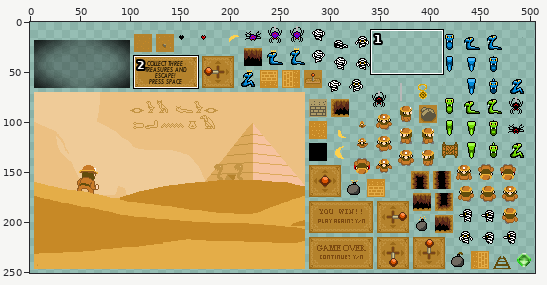
File history of a sprite sheet, roomforchange-desktop/bin/data/objects_all.png. The picture above shows the old version from afar; the outline marks the close-up.
Close-up. Earlier state:
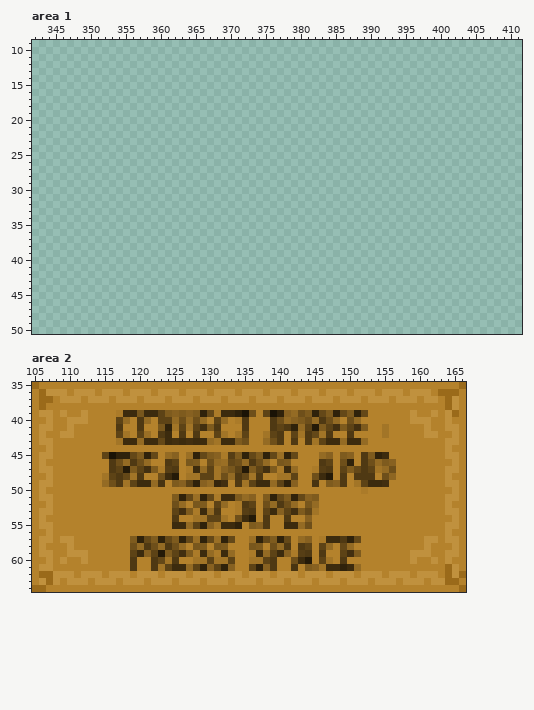
The file is 512x256 pixels. Pixels under 10% opacity are left out. Colours within 5 levels of each other are drawn and written as one. Shown: area 1: x 342..411, y 9..50; area 2: x 105..166, y 35..64. The wide view leaves out empty margins. The commit also changed other parts of the picture, which this record leaves out.
Once edited:
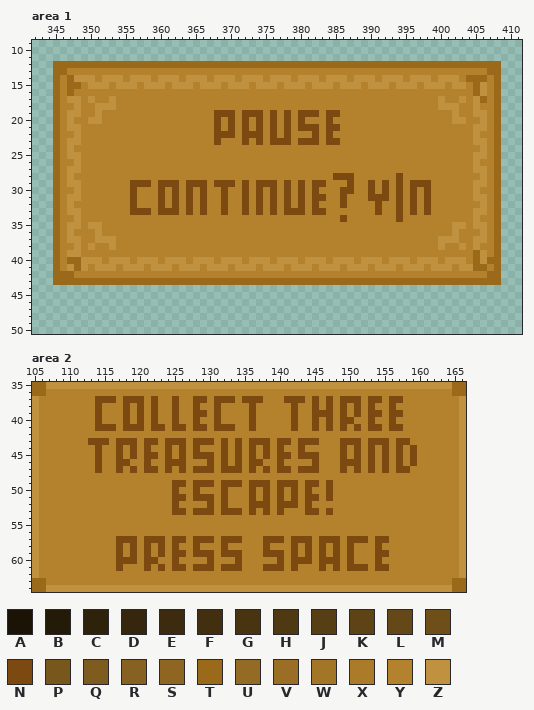
Palette (. is transparent): A #1a1306  B #241a08  C #2f220b  D #35260d  E #3c2b0e  F #422f10  G #483411  H #4f3913  J #563e15  K #5d4316  L #644818  M #6e4f1a  N #7c4a11  P #78571d  Q #7e5b1e  R #876121  S #8e6622  T #9a6a1a  U #946b24  V #9a6f25  W #a27527  X #ab7b29  Y #b4822c  Z #c0913e
The exact change:
Changed rows in their new state; - is an unchanged pixel.
Area 1:
first column x 345:
12 TTTTTTTTTTTTTTTTTTTTTTTTTTTTTTTTTTTTTTTTTTTTTTTTTTTTTTTTTTTTTTTT
13 TTYYYYYYYYYYYYYYYYYYYYYYYYYYYYYYYYYYYYYYYYYYYYYYYYYYYYYYYYYYYYTT
14 TYTZZZYZZZYZZZYZZZYZZZYZZZYZZZYZZZYZZZYZZZYZZZYZZZYZZZYZZZYTTTYT
15 TYTTYZZZYZZZYZZZYZZZYZZZYZZZYZZZYZZZYZZZYZZZYZZZYZZZYZZZYZZYTZYT
16 TYTYYYYYYYYYYYYYYYYYYYYYYYYYYYYYYYYYYYYYYYYYYYYYYYYYYYYYYYYYTZYT
17 TYZZYZYYZYYYYYYYYYYYYYYYYYYYYYYYYYYYYYYYYYYYYYYYYYYYYYYZYYZYZTYT
18 TYYZYYZZZYYYYYYYYYYYYYYYYYYYYYYYYYYYYYYYYYYYYYYYYYYYYYYZZZYYZYYT
19 TYZZYYZYYYYYYYYYYYYYYYYNNNYNNNYNYNYNNNYNNYYYYYYYYYYYYYYYYZYYZZYT
20 TYZYYZZYYYYYYYYYYYYYYYYNYNYNYNYNYNYNYYYNYYYYYYYYYYYYYYYYYZZYYZYT
21 TYZZYYYYYYYYYYYYYYYYYYYNYNYNYNYNYNYNNNYNNYYYYYYYYYYYYYYYYYYYZZYT
22 TYYZYYYYYYYYYYYYYYYYYYYNNNYNNNYNYNYYYNYNYYYYYYYYYYYYYYYYYYYYZYYT
23 TYZZYYYYYYYYYYYYYYYYYYYNYYYNYNYNNNYNNNYNNYYYYYYYYYYYYYYYYYYYZZYT
24 TYZYYYYYYYYYYYYYYYYYYYYYYYYYYYYYYYYYYYYYYYYYYYYYYYYYYYYYYYYYYZYT
25 TYZZYYYYYYYYYYYYYYYYYYYYYYYYYYYYYYYYYYYYYYYYYYYYYYYYYYYYYYYYZZYT
26 TYYZYYYYYYYYYYYYYYYYYYYYYYYYYYYYYYYYYYYYYYYYYYYYYYYYYYYYYYYYZYYT
27 TYZZYYYYYYYYYYYYYYYYYYYYYYYYYYYYYYYYYYYYYYYYYYYYYYYYYYYYYYYYZZYT
28 TYZYYYYYYYYYYYYYYYYYYYYYYYYYYYYYYYYYYYYYNNNYYYYYYNYYYYYYYYYYYZYT
29 TYZZYYYYYYYNNNYNNNYNNNYNNNYNYNNNYNYNYNNYYYNYYNYNYNYNNNYYYYYYZZYT
30 TYYZYYYYYYYNYYYNYNYNYNYYNYYNYNYNYNYNYNYYYNNYYNYNYNYNYNYYYYYYZYYT
31 TYZZYYYYYYYNYYYNYNYNYNYYNYYNYNYNYNYNYNNYYNYYYNNNYNYNYNYYYYYYZZYT
32 TYZYYYYYYYYNYYYNYNYNYNYYNYYNYNYNYNYNYNYYYNYYYYNYYNYNYNYYYYYYYZYT
33 TYZZYYYYYYYNNNYNNNYNYNYYNYYNYNYNYNNNYNNYYYYYYYNYYNYNYNYYYYYYZZYT
34 TYYZYYYYYYYYYYYYYYYYYYYYYYYYYYYYYYYYYYYYYNYYYYYYYNYYYYYYYYYYZYYT
35 TYZZYZZYYYYYYYYYYYYYYYYYYYYYYYYYYYYYYYYYYYYYYYYYYYYYYYYYYZZYZZYT
36 TYZYYYZYYYYYYYYYYYYYYYYYYYYYYYYYYYYYYYYYYYYYYYYYYYYYYYYYYZYYYZYT
37 TYZZYYZZZYYYYYYYYYYYYYYYYYYYYYYYYYYYYYYYYYYYYYYYYYYYYYYZZZYYZZYT
38 TYYZYZYYZYYYYYYYYYYYYYYYYYYYYYYYYYYYYYYYYYYYYYYYYYYYYYYZYYZYZYYT
39 TYZZYYYYYYYYYYYYYYYYYYYYYYYYYYYYYYYYYYYYYYYYYYYYYYYYYYYYYYYYTZYT
40 TYTTZZZYZZZYZZZYZZZYZZZYZZZYZZZYZZZYZZZYZZZYZZZYZZZYZZZYZZZYTZTT
41 TYZTZYZZZYZZZYZZZYZZZYZZZYZZZYZZZYZZZYZZZYZZZYZZZYZZZYZZZYZZTTYT
42 TTTYYYYYYYYYYYYYYYYYYYYYYYYYYYYYYYYYYYYYYYYYYYYYYYYYYYYYYYYYYYTT
43 TTTTTTTTTTTTTTTTTTTTTTTTTTTTTTTTTTTTTTTTTTTTTTTTTTTTTTTTTTTTTTTT
Area 2:
first column x 105:
35 -TZZZZZZZZZZZZZZZZZZZZZZZZZZZZZZZZZZZZZZZZZZZZZZZZZZZZZZZZZZT-
36 T-YYY-YYY-YYY-YYY-YYY-YYY-YYY-YYY-YYY-YYY-YYY-YYY-YYY-YYY-YY-T
37 ZYY-YYY-YNNNYNNNYNY-NYYNNYNNNYNNNYY-NNN-NYN-NNN-NNYNNYY-YY-YYZ
38 ZY-------N---N-N-N--N--N--N----N-----N--N-N-N-N-N--N-------YYZ
39 ZYY-Y--Y-N--YNYNYNYYNYYNNYNYYYYN-YYYYNYYNNNYNYNYNN-NN-Y--Y-YYZ
40 Z-Y--YYY-N--YN-NYNYYNYYNY-NY-YYN--YYYNYYNYNYNNY-N--N--YYY--Y-Z
41 ZYY--Y---NNNYNNN-NNYNNYNNYNNN-YN--YYYNYYNYNYNYNYNNYNN---Y--YYZ
42 ZY--YY------YY-YY-YY-Y-Y--YY-YY--YYY-YYYYYY--Y----Y-----YY--YZ
43 ZYY-----NNN-NNNYNNYNNNYNNNYNYNYNNNYNNYNNNYYYNNNYNNN-NN-----YYZ
44 Z-Y------N--N-N-N--N-N-N---N-N-N-N-N--N-----N-N-N-N-N-N----Y-Z
45 ZYY------NYYNYNYNN-NYNYNNNYNYNYNYNYNNYNNNYY-NYNYNYN-N-N----YYZ
46 ZY-------N-YNNYYN--NNNYY-NYNYNYNNY-NY---NYY-NNNYNYNYN-N-----YZ
47 ZYY------N-YNYNYNNYNYNYNNNYNNNYNYNYNNYNNNYY-NYNYNYNYNN-----YYZ
48 Z-Y-------YYYYYY--YYY-YYYYYYYYYYY--YYY--YYY-Y-YYY-YY-------Y-Z
49 ZYY-------YYYYYYYYY-NNYNNNYNNNYNNNYNNN-NN-NYY-YYYYY--------YYZ
50 ZY------------------N--N---N---N-N-N-N-N--N----Y------------YZ
51 ZYY-----------------NNYNNNYNYYYN-NYNYNYNN-N----------------YYZ
52 Z-Y-----------------NY-YYNYN-YYNNNYNNN-NY------------------Y-Z
53 ZYY-----------------NNYNNNYNNNYN-NYNYYYNN-N----------------YYZ
54 ZY------------------Y--YYYYY-YYY-Y--Y--Y--------------------YZ
55 ZYY-----------------YYYYYYYYYY-YYY--YYYY-------------------YYZ
56 Z-Y--------------------------------------------------------Y-Z
57 ZYY-YY------NNNYNNNYNNYNNNYNNN-YYNNNYNNN-NNNYNNN-NN-----YY-YYZ
58 ZY---Y------N-NYNYNYNY-NY-YN---YYNYYYNYN-NYNYN---N------Y---YZ
59 ZYY--YYY----N-NYNYNYNNYNNNYNNN-YYNNNYNYN-N-NYNY--NN---YYY--YYZ
60 Z-Y-Y--Y----NNN-NNYYN--YYNYYYN-YYYYN-NNN-NNNYN---N----Y--Y-Y-Z
61 ZYY---------N-Y-NYNYNNYNNNYNNN-YYNNN-N-YYNYNYNNN-NN--------YYZ
62 ZYYYYY-YYY-YYY-YYY-YYY-YYY-YYY-YYY-YYY-YYY-YYY-YYY-YYY-YYY-YYZ
63 TTYY-YYY-YYY-YYY-YYY-YYY-YYY-YYY-YYY-YYY-YYY-YYY-YYY-YYY-YYY-T
64 --ZZZZZZZZZZZZZZZZZZZZZZZZZZZZZZZZZZZZZZZZZZZZZZZZZZZZZZZZZZT-
